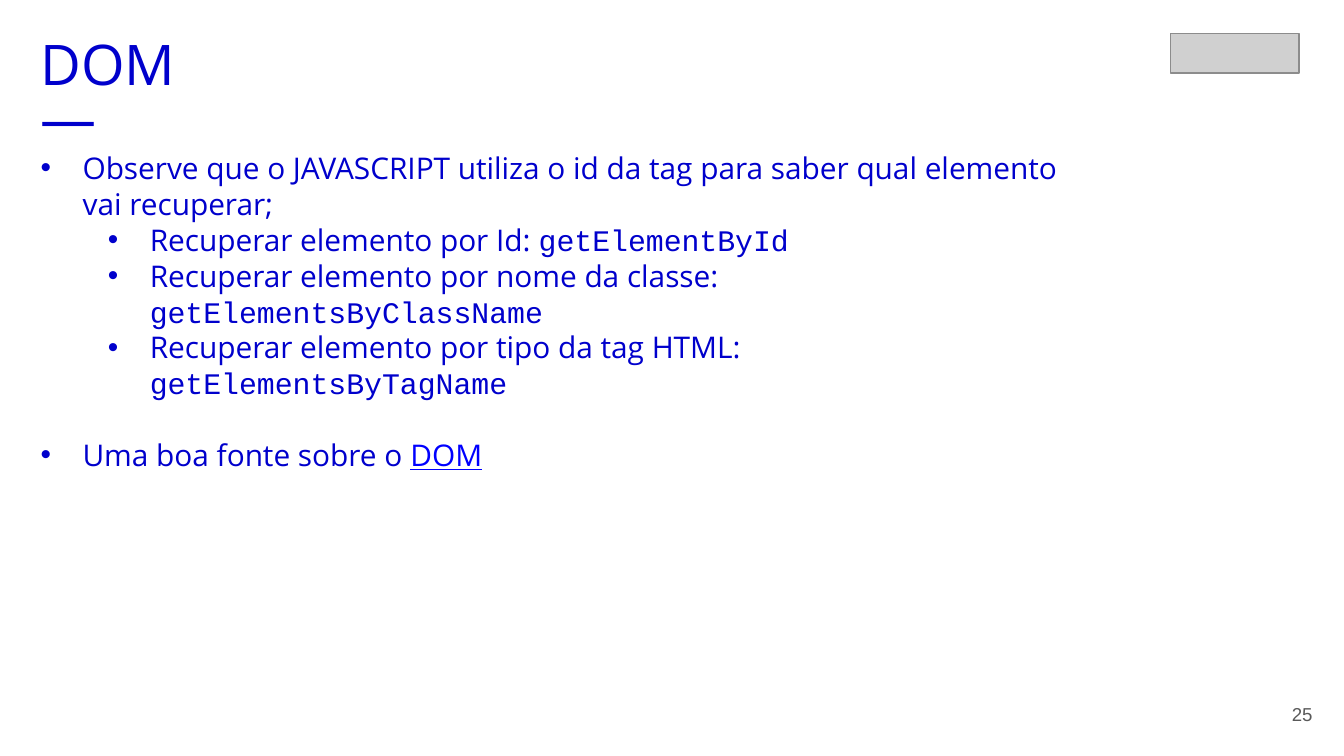
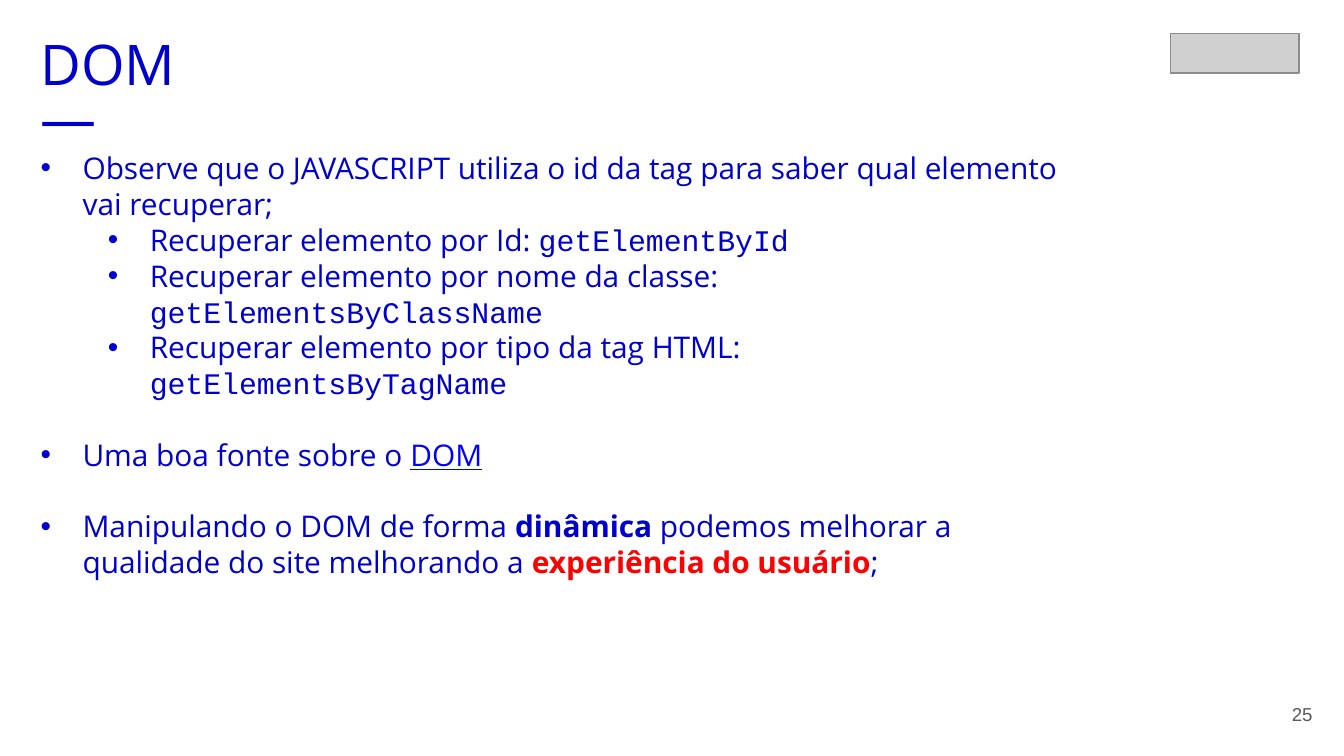
Before and after one commit to ferfox1981/embarque-digital-serpro, a slide deck: slide 25 of aula2/embarque-digital-serpro-aula2.pptx. Drawn at 1344x756 pixels with LibreOffice and Linux fonts; fonts in the diff are those of the drawing; grey boxes stand for pictures. Boxes give left, top, right and bottom in pixels: in the first picture for what was removed or moved away, otherwise in the second. Text is boxed around its words. In the diff, an @@ line names an element or a change of style, - is before the commit and + after.

```diff
--- a/aula2/embarque-digital-serpro-aula2.pptx
+++ b/aula2/embarque-digital-serpro-aula2.pptx
@@ text at (83, 514, 952, 581): paragraph added @@
+• Manipulando o DOM de forma dinâmica podemos melhorar a qualidade do site melhorando a experiência do usuário;
```
Also in this commit, not shown: 7 other slides changed, 4 slides added, 3 other files.
